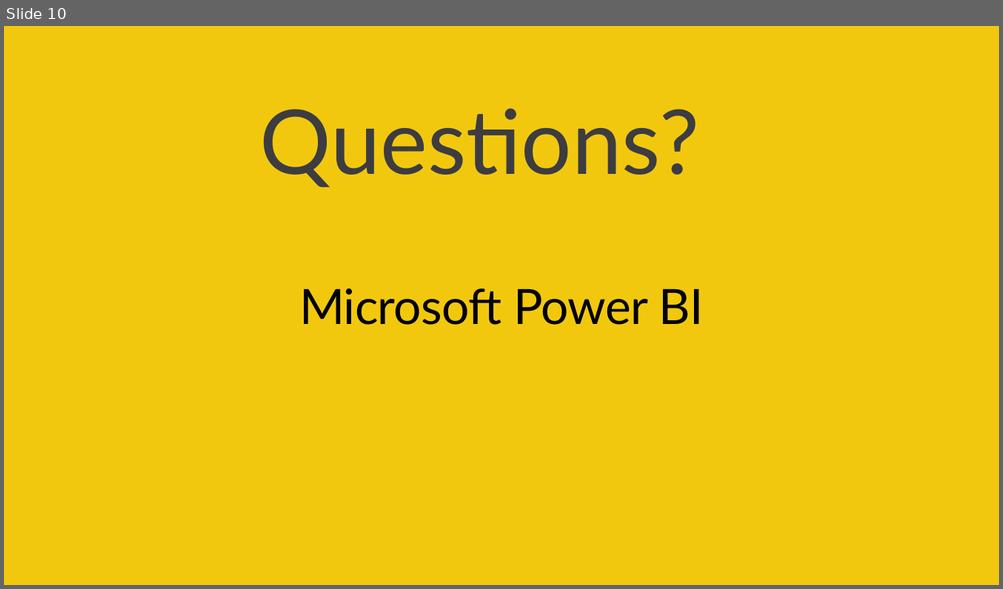
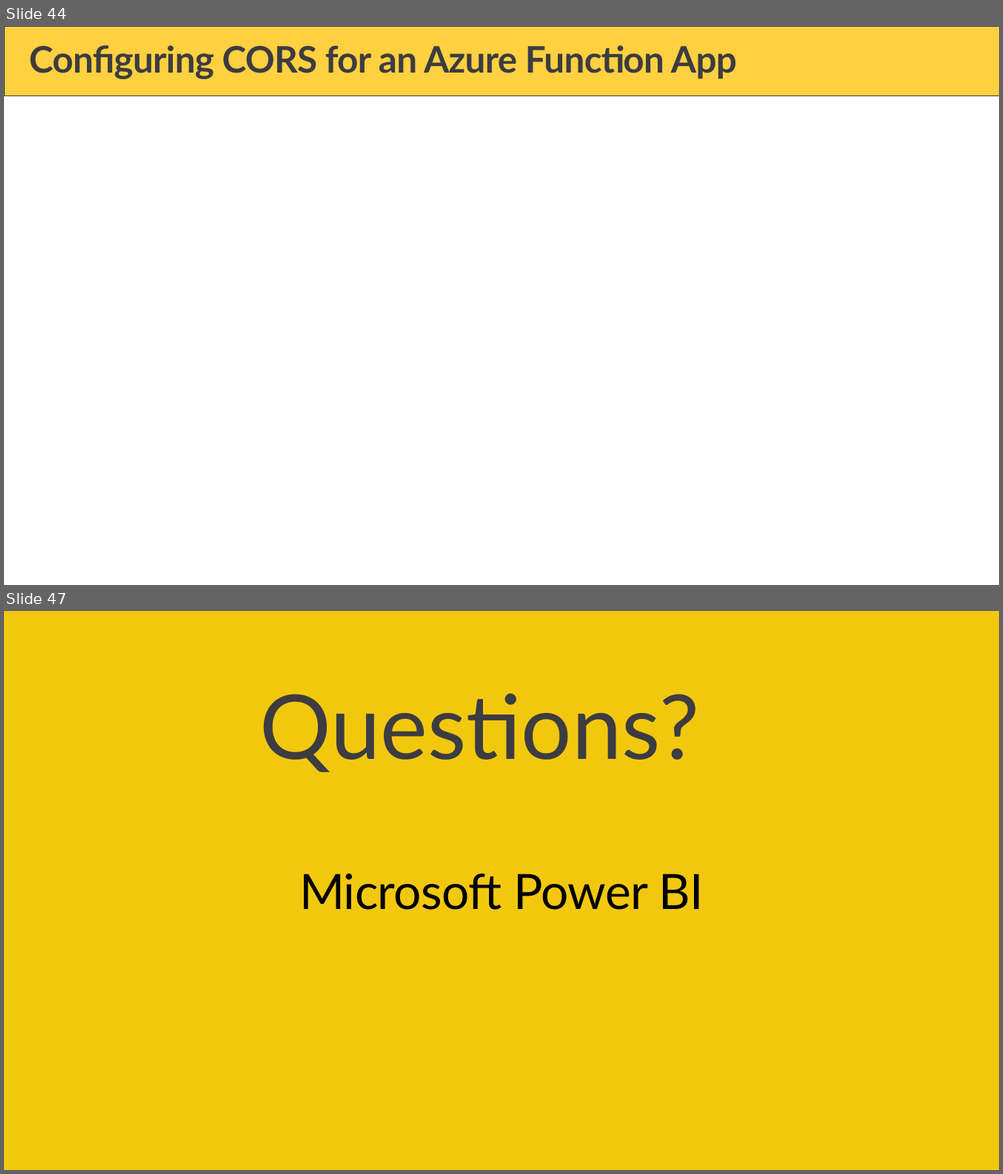
Before and after one commit to PowerBiDevCamp/Camp-Sessions, a slide deck: Session 23 - Developing for Power BI using Azure Functions.pptx. Shown one above the other, each under a label of ours: slide 10 before the commit, slides 44 and 47 after it; the slides between them are not shown. The pictures are 1003x589 and 1003x1174 pixels, drawn with LibreOffice and Linux fonts; fonts in the diff are those of the drawing; background and template pictures are left out. Boxes give left, top, right and bottom in pixels: in the first picture for what was removed or moved away, otherwise in the second. Text is boxed around its words. In the diff, an @@ line names an element or a change of style, - is before the commit and + after.

```diff
--- a/Session 23 - Developing for Power BI using Azure Functions.pptx
+++ b/Session 23 - Developing for Power BI using Azure Functions.pptx
@@ slide 44 added at (4,26,999,585), background #FFFFFF @@
@@ rectangle added at (4,26,999,96), fill #FFD040, outline #3C3C41 0.5 pt @@
@@ title added at (29,45,737,79), 36 pt, text #3C3C41, bold @@
+Configuring CORS for an Azure Function App
@@ what was slide 10 is now slide 47 @@
```
Also in this commit, not shown: 3 slides changed, 40 other slides added, 4 slides removed, 2 other files.
